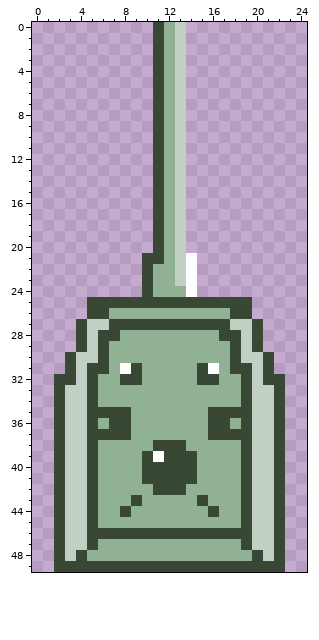
File history of a pixel-art sprite, public/turret.КВ-1.texture.png. Above is the file before it was changed.
The file is 25x50 pixels.
Now the later version:
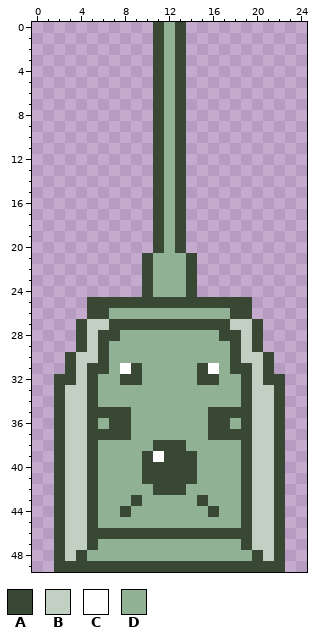
Palette (. is transparent): A #394735  B #c1d0c3  C #ffffff  D #91b194
Author's note on the commit: Перекрашена пушка у КВ-1
What changed:
y 0..20: x 13 B -> A
y 21: x 11 A -> D; x 13..14 BC -> DA
y 22..23: x 13..14 BC -> DA
y 24: x 14 C -> A
Where, in picture pixels (left, top, right, bottom), the same in both pictures:
changed: (153, 22, 197, 297)
